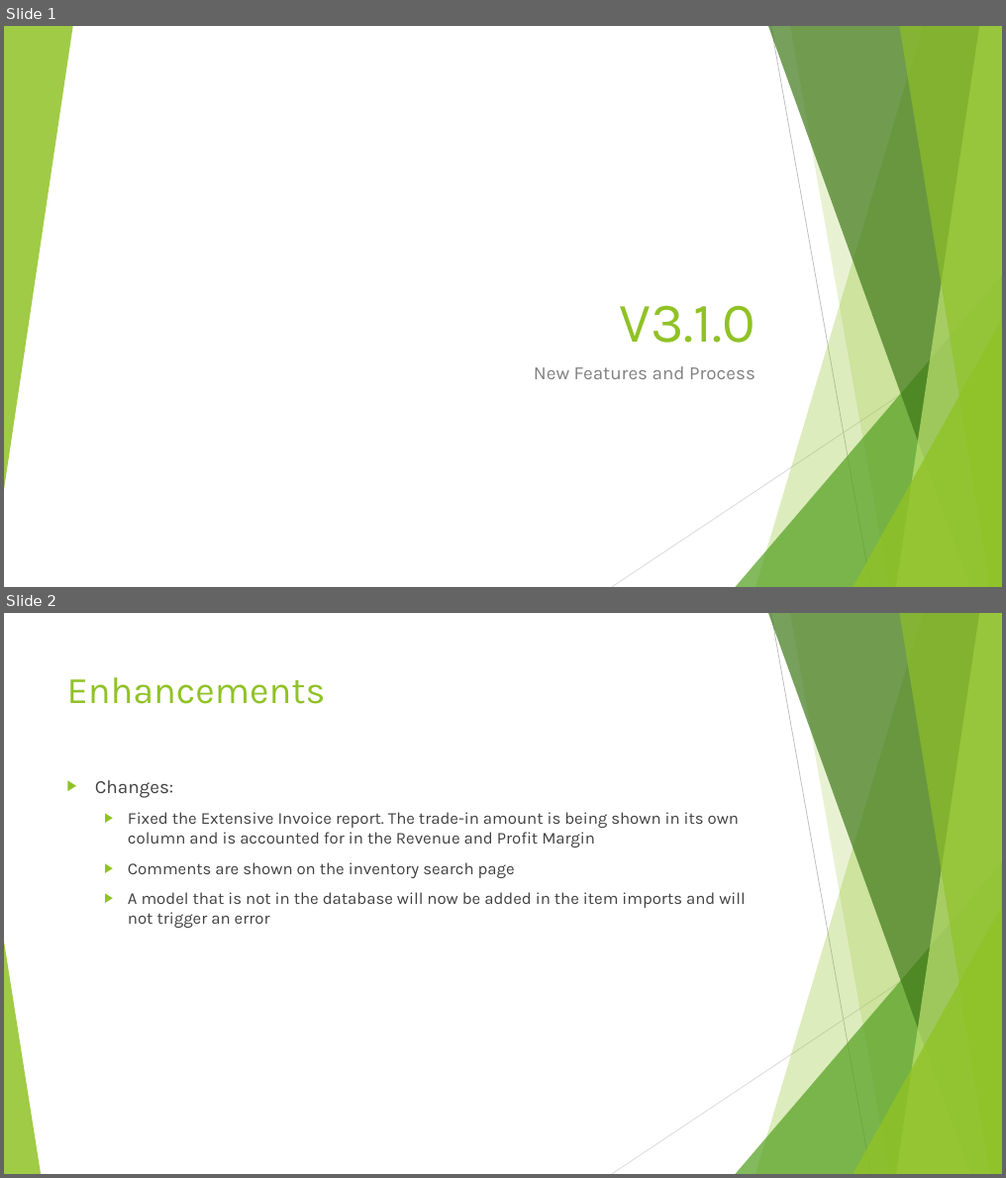
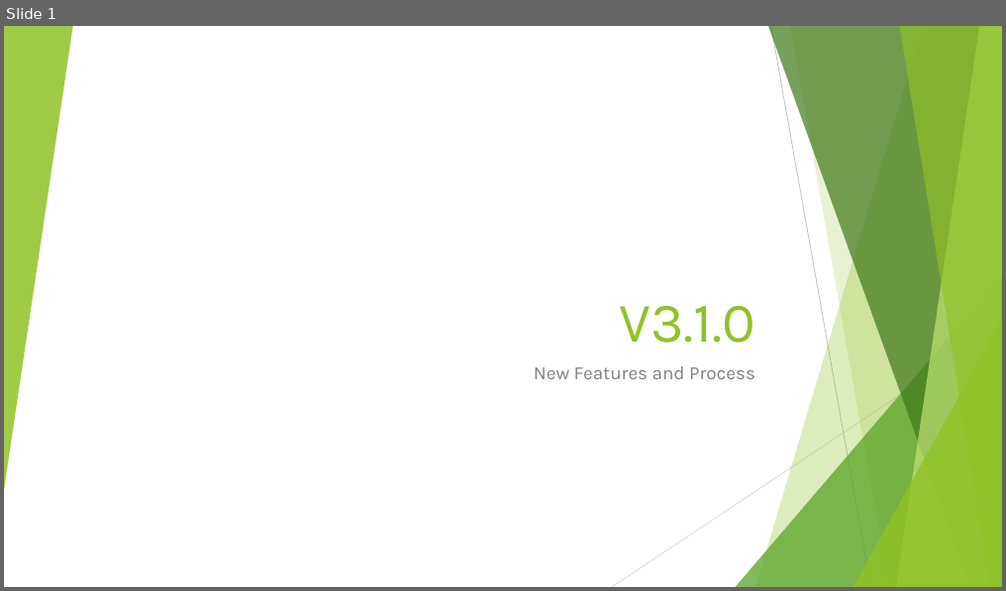
Before and after one commit to SweetSpotProShop/SweetSpot-Documentation, a slide deck: Release Powerpoints/V3.1.0 - WIP.pptx. Shown one above the other, each under a label of ours: slides 1 and 2 before the commit, slide 1 after it. The pictures are 1006x1178 and 1006x591 pixels, drawn with LibreOffice and Linux fonts; fonts in the diff are those of the drawing. Boxes give left, top, right and bottom in pixels: in the first picture for what was removed or moved away, otherwise in the second. Text is boxed around its words. In the diff, an @@ line names an element or a change of style, - is before the commit and + after.

```diff
--- a/Release Powerpoints/V3.1.0 - WIP.pptx
+++ b/Release Powerpoints/V3.1.0 - WIP.pptx
@@ slide 2 removed at (x1=4, y1=613, x2=1002, y2=1174), background #FFFFFF; not listed: 9 template elements that a slide beside it also shows @@
@@ title removed at (x1=67, y1=677, x2=326, y2=704) @@
-Enhancements
@@ text removed at (x1=95, y1=780, x2=746, y2=928) @@
-▶ Changes:
-  ▶ Fixed the Extensive Invoice report. The trade-in amount is being shown in its own column and is accounted for in the Revenue and Profit Margin
-  ▶ Comments are shown on the inventory search page
-  ▶ A model that is not in the database will now be added in the item imports and will not trigger an error
@@ triangle removed at (x1=4, y1=942, x2=41, y2=1174) @@
```
Also in this commit, not shown: 8 slides added, 3 other files.
